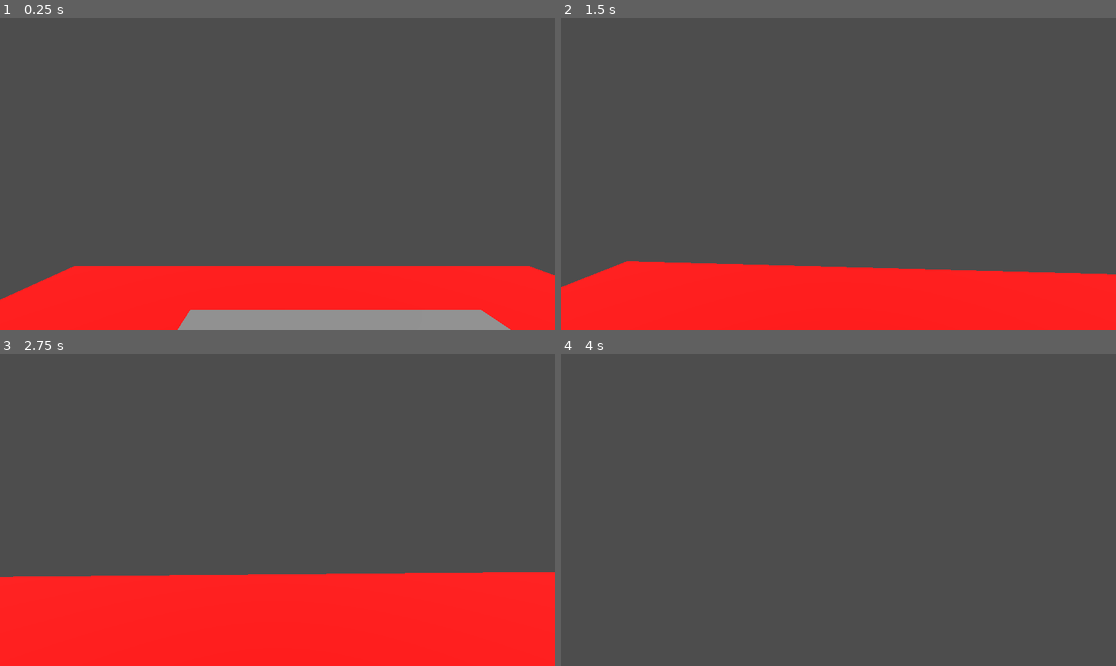
Above: before the commit, frames 1-4 (two rows, left to right).
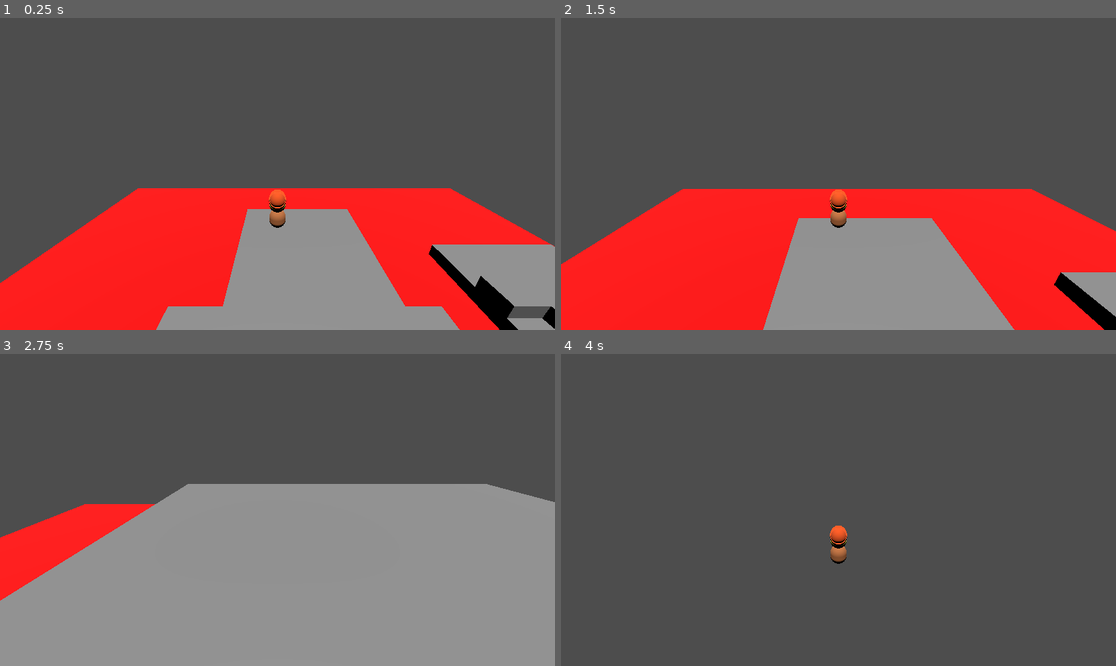
Above: after the commit, the same moments.

Repository: learnictnow/godot-test-level-template
Game: Godot game, scene res://test_level/test_environment.tscn
Same seed, same stepped clock (60 frames per second), same inputs: the game is played once before the commit and once after it.
Inputs (mouse positions are in pixels of both pictures, inside the frame that each line leads up to):
- Up to frame 1 (0.25 s): no input
- Up to frame 2 (1.5 s): tap Enter (ui_accept) at 0.5, 0.6, 0.77, 1.07, 1.35 s; move the mouse to (866, 174) at 0.52 s; hold Up (ui_up) from 0.53 s (still down); move the mouse to (810, 174) at 1.27 s
- Up to frame 3 (2.75 s): keep holding Up (ui_up); tap Enter (ui_accept) at 1.52, 1.82, 2.1 s; move the mouse to (288, 503) at 2.02 s
- Up to frame 4 (4 s): keep holding Up (ui_up); move the mouse to (832, 516) at 2.77 s; tap Enter (ui_accept) at 2.85, 3.02, 3.32, 3.6, 3.77 s; move the mouse to (877, 513) at 3.52 s

The runs differ from the first frame. In frame 1, 28% of the frame differs, in the area x 0-100%, y 54-100%; in frame 2, 31%; in frame 3, 55%, in the area x 0-100%, y 41-100%; in frame 4, 0.3%.

Commit message:
Removed accidental addition of FPS camera to this example

Diff:
--- a/PlayerFPS.gd
+++ /dev/null
@@ -1,80 +0,0 @@
-extends CharacterBody3D
-
-const SPEED = 5.0
-const JUMP_VELOCITY = 5
-
-# Get the gravity from the project settings to be synced with RigidBody nodes.
-var gravity = ProjectSettings.get_setting("physics/3d/default_gravity")
-
-func _ready():
-	Input.mouse_mode = Input.MOUSE_MODE_CAPTURED
-
-func _input(event):
-	if event is InputEventMouseMotion:
-
-		var sensitivity = 1000
-		rotation.y -= event.relative.x / sensitivity
-		$CameraPivot.rotation.x -= event.relative.y / sensitivity
-		$CameraPivot.rotation.x = clamp($CameraPivot.rotation.x, deg_to_rad(-90), deg_to_rad(90) )
-
-func _physics_process(delta):
-	# Add the gravity.
-	if not is_on_floor():
-		velocity.y -= gravity * delta
-
-	# Handle Jump.
-	if Input.is_action_just_pressed("ui_accept") and is_on_floor():
-		velocity.y = JUMP_VELOCITY
-
-	# Get the input direction and handle the movement/deceleration.
-	# As good practice, you should replace UI actions with custom gameplay actions.
-	var input_dir = Input.get_vector("ui_left", "ui_right", "ui_up", "ui_down")
-	var direction = (transform.basis * Vector3(input_dir.x, 0, input_dir.y)).normalized()
-	if direction:
-		velocity.x = direction.x * SPEED
-		velocity.z = direction.z * SPEED
-	else:
-		velocity.x = move_toward(velocity.x, 0, SPEED)
-		velocity.z = move_toward(velocity.z, 0, SPEED)
-	move_and_slide()
-
-
-
-#extends CharacterBody3D
-#
-#@export var spawn_point: Marker3D
-#
-#const SPEED = 5.0
-#const JUMP_VELOCITY = 4.5
-#
-## Get the gravity from the project settings to be synced with RigidBody nodes.
-#var gravity = ProjectSettings.get_setting("physics/3d/default_gravity")
-#
-#func _ready():
-	#global_position = spawn_point.global_position
-#
-#func _physics_process(delta):
-	## Add the gravity.
-	#if not is_on_floor():
-		#velocity.y -= gravity * delta
-#
-	## Handle jump.
-	#if Input.is_action_just_pressed("ui_accept") and is_on_floor():
-		#velocity.y = JUMP_VELOCITY
-#
-	## Get the input direction and handle the movement/deceleration.
-	## As good practice, you should replace UI actions with custom gameplay actions.
-	#var input_dir = Input.get_vector("ui_left", "ui_right", "ui_up", "ui_down")
-	#var direction = (transform.basis * Vector3(input_dir.x, 0, input_dir.y)).normalized()
-	#if direction:
-		#velocity.x = direction.x * SPEED
-		#velocity.z = direction.z * SPEED
-	#else:
-		#velocity.x = move_toward(velocity.x, 0, SPEED)
-		#velocity.z = move_toward(velocity.z, 0, SPEED)
-#
-	#move_and_slide()
-#
-#func respawn():
-	#velocity = Vector3.ZERO
-	#global_position = spawn_point.global_position
--- a/project.godot
+++ b/project.godot
@@ -10,7 +10,7 @@
 
 [application]
 
-config/name="Godot First Person Camera (FPS)"
+config/name="Godot Test Environment"
 run/main_scene="res://test_level/test_environment.tscn"
 config/features=PackedStringArray("4.2", "Forward Plus")
 config/icon="res://test_level/icon.svg"
--- /dev/null
+++ b/test_level/Player.gd
@@ -0,0 +1,31 @@
+extends CharacterBody3D
+
+
+const SPEED = 5.0
+const JUMP_VELOCITY = 4.5
+
+# Get the gravity from the project settings to be synced with RigidBody nodes.
+var gravity = ProjectSettings.get_setting("physics/3d/default_gravity")
+
+
+func _physics_process(delta):
+	# Add the gravity.
+	if not is_on_floor():
+		velocity.y -= gravity * delta
+
+	# Handle jump.
+	if Input.is_action_just_pressed("ui_accept") and is_on_floor():
+		velocity.y = JUMP_VELOCITY
+
+	# Get the input direction and handle the movement/deceleration.
+	# As good practice, you should replace UI actions with custom gameplay actions.
+	var input_dir = Input.get_vector("ui_left", "ui_right", "ui_up", "ui_down")
+	var direction = (transform.basis * Vector3(input_dir.x, 0, input_dir.y)).normalized()
+	if direction:
+		velocity.x = direction.x * SPEED
+		velocity.z = direction.z * SPEED
+	else:
+		velocity.x = move_toward(velocity.x, 0, SPEED)
+		velocity.z = move_toward(velocity.z, 0, SPEED)
+
+	move_and_slide()
--- a/Player.tscn
+++ b/test_level/Player.tscn
@@ -1,6 +1,6 @@
 [gd_scene load_steps=12 format=3 uid="uid://c4dyfiufsjalg"]
 
-[ext_resource type="Script" path="res://PlayerFPS.gd" id="1_b2pna"]
+[ext_resource type="Script" path="res://test_level/Player.gd" id="1_b2pna"]
 
 [sub_resource type="CapsuleMesh" id="CapsuleMesh_utock"]
 height = 1.2
@@ -37,7 +37,6 @@
 
 [node name="Body" type="MeshInstance3D" parent="."]
 transform = Transform3D(-1, 0, 8.74228e-08, 0, 1, 0, -8.74228e-08, 0, -1, 0, -0.5, 0)
-layers = 2
 mesh = SubResource("CapsuleMesh_utock")
 surface_material_override/0 = SubResource("StandardMaterial3D_odvdh")
 
@@ -49,35 +48,31 @@
 transform = Transform3D(1, 0, 0, 0, 1, 0, 0, 0, 1, 0, 0.5, 0)
 
 [node name="Camera3D" type="Camera3D" parent="CameraPivot"]
+transform = Transform3D(1, 0, 0, 0, 0.92807, 0.372405, 0, -0.372405, 0.92807, 0, 6.20295, 10.6428)
 cull_mask = 1048573
 
 [node name="Head" type="MeshInstance3D" parent="CameraPivot"]
 transform = Transform3D(-1, 0, 8.74228e-08, 0, 1, 0, -8.74228e-08, 0, -1, 0, 0, 0)
-layers = 2
 mesh = SubResource("SphereMesh_bh37h")
 skeleton = NodePath("../../Body")
 surface_material_override/0 = SubResource("StandardMaterial3D_wpptj")
 
 [node name="Eye" type="MeshInstance3D" parent="CameraPivot/Head"]
 transform = Transform3D(1, 0, 0, 0, 1, 0, 0, 0, 1, 0.2, 0.2, 0.4)
-layers = 2
 mesh = SubResource("SphereMesh_d0no6")
 surface_material_override/0 = SubResource("StandardMaterial3D_na8ux")
 
 [node name="Eye2" type="MeshInstance3D" parent="CameraPivot/Head"]
 transform = Transform3D(1, 0, 0, 0, 1, 0, 0, 0, 1, -0.2, 0.2, 0.4)
-layers = 2
 mesh = SubResource("SphereMesh_d0no6")
 surface_material_override/0 = SubResource("StandardMaterial3D_na8ux")
 
 [node name="MeshInstance3D" type="MeshInstance3D" parent="CameraPivot/Head"]
 transform = Transform3D(1, 0, 0, 0, 0.0866025, 0.65, 0, -0.05, 1.12583, 0, 0.3, 0)
-layers = 2
 mesh = SubResource("CylinderMesh_dfvpl")
 surface_material_override/0 = SubResource("StandardMaterial3D_ifdrg")
 
 [node name="MeshInstance3D" type="MeshInstance3D" parent="CameraPivot/Head/MeshInstance3D"]
 transform = Transform3D(-1.5, -1.57361e-06, 0, -1.31134e-07, 18, 0, 0, 0, 1.2, 0, 1, -0.0769231)
-layers = 2
 mesh = SubResource("SphereMesh_1s7d5")
 surface_material_override/0 = SubResource("StandardMaterial3D_ifdrg")
--- a/test_level/test_environment.tscn
+++ b/test_level/test_environment.tscn
@@ -1,7 +1,7 @@
 [gd_scene load_steps=27 format=3 uid="uid://dowvk531n4y5x"]
 
 [ext_resource type="Script" path="res://test_level/RespawnArea.gd" id="1_l3d50"]
-[ext_resource type="PackedScene" uid="uid://c4dyfiufsjalg" path="res://Player.tscn" id="2_lj6sm"]
+[ext_resource type="PackedScene" uid="uid://c4dyfiufsjalg" path="res://test_level/Player.tscn" id="2_lj6sm"]
 
 [sub_resource type="BoxMesh" id="BoxMesh_m2n6p"]
 size = Vector3(2, 1, 2)
